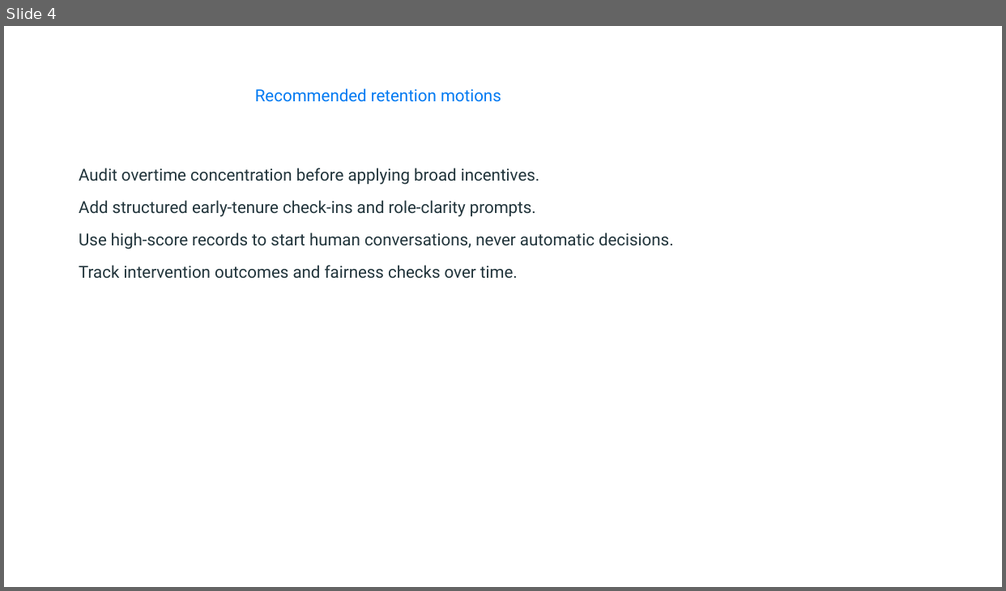
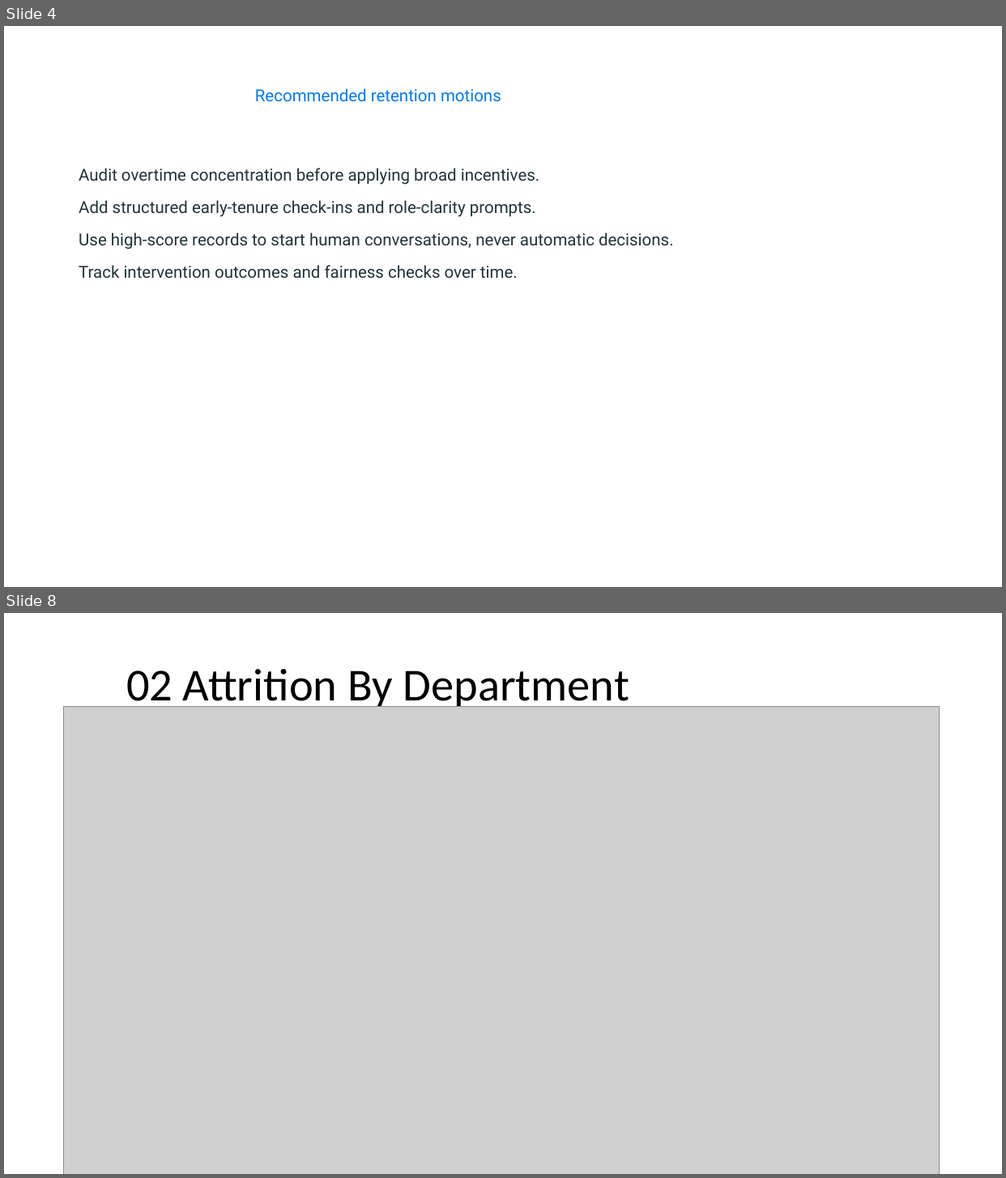
Before and after one commit to shivamsharma-builds/Data-Analytics-Internship, a slide deck: project_submission/reports/IBM_HR_Attrition_Executive_Summary.pptx. Shown one above the other, each under a label of ours: slide 4 before the commit, slides 4 and 8 after it; the slides between them are not shown. The pictures are 1006x591 and 1006x1178 pixels, drawn with LibreOffice and Linux fonts; fonts in the diff are those of the drawing; grey boxes stand for pictures. Boxes give left, top, right and bottom in pixels: in the first picture for what was removed or moved away, otherwise in the second. Text is boxed around its words. In the diff, an @@ line names an element or a change of style, - is before the commit and + after.

```diff
--- a/project_submission/reports/IBM_HR_Attrition_Executive_Summary.pptx
+++ b/project_submission/reports/IBM_HR_Attrition_Executive_Summary.pptx
@@ slide 8 added at [4,613,1002,1174], background #FFFFFF @@
@@ title added at [126,669,629,711], 44 pt, text #000000 @@
+02 Attrition By Department
@@ picture added at [64,707,940,1174] @@
```
Also in this commit, not shown: 6 other slides added, 4 other files.
